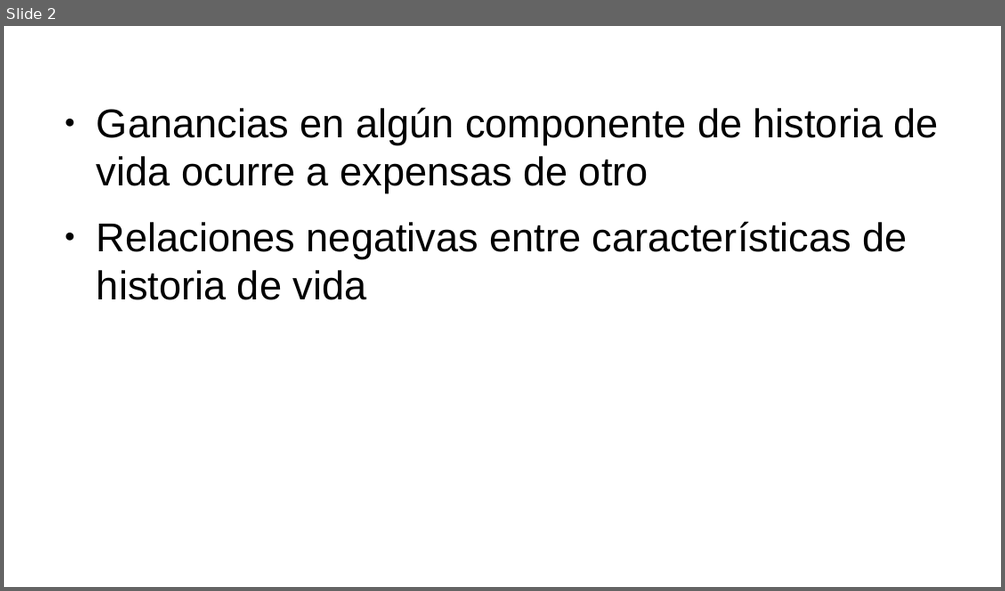
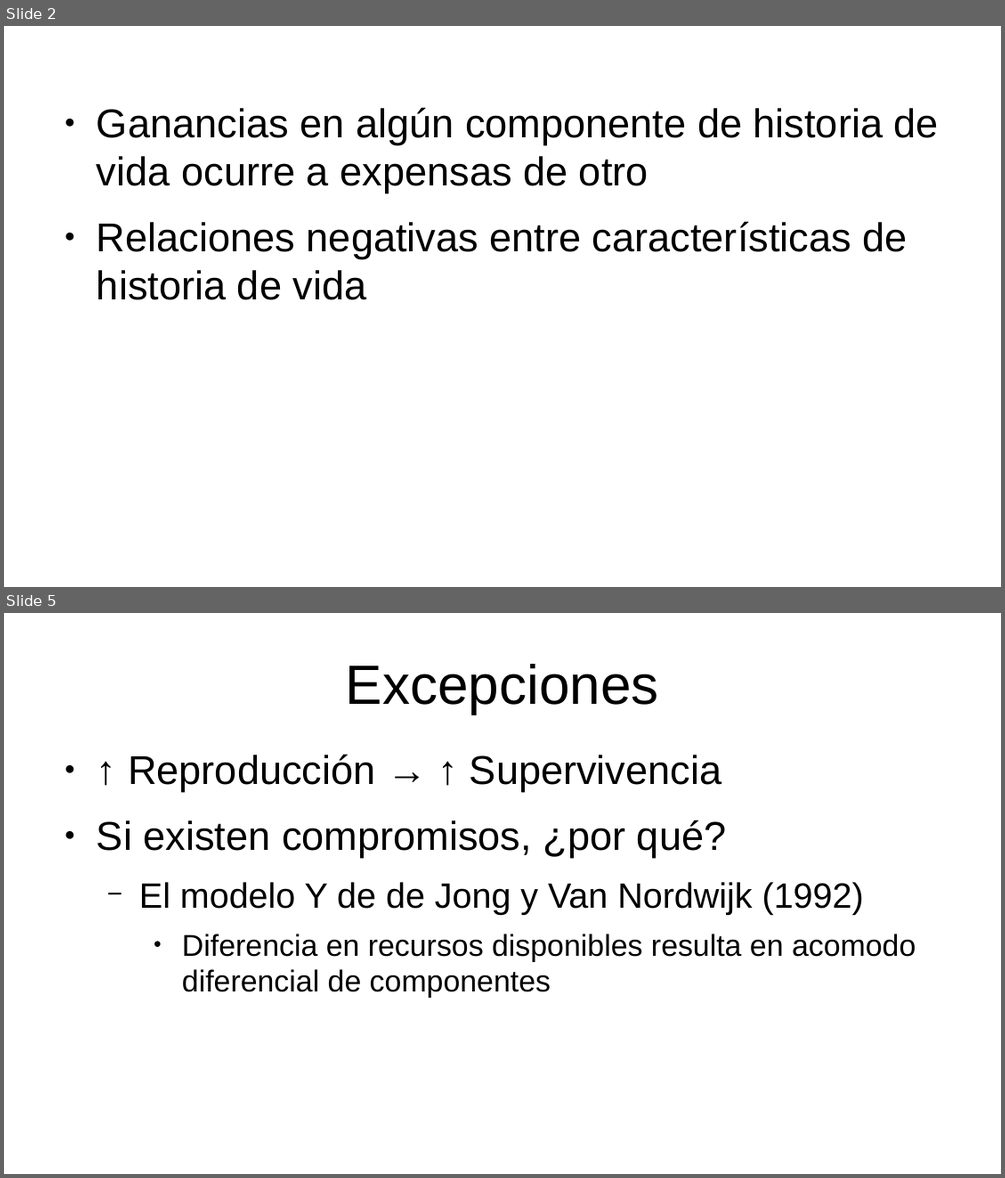
Before and after one commit to gerardommc/Ecologia-poblaciones, a slide deck: Unidad-3/Compromisos.odp. Shown one above the other, each under a label of ours: slide 2 before the commit, slides 2 and 5 after it; the slides between them are not shown. The pictures are 1005x591 and 1005x1178 pixels, drawn with LibreOffice and Linux fonts; fonts in the diff are those of the drawing. Boxes give left, top, right and bottom in pixels: in the first picture for what was removed or moved away, otherwise in the second. Text is boxed around its words. In the diff, an @@ line names an element or a change of style, - is before the commit and + after.

Commit message:
Compromisos terminado

```diff
--- a/Unidad-3/Compromisos.odp
+++ b/Unidad-3/Compromisos.odp
@@ slide 5 added at (x1=4, y1=613, x2=1001, y2=1174), background #FFFFFF @@
@@ title added at (x1=346, y1=664, x2=659, y2=714), 44 pt, text #000000 @@
+Excepciones
@@ text added at (x1=97, y1=754, x2=915, y2=997), 24 pt, text #000000 @@
+● ↑ Reproducción → ↑ Supervivencia
+● Si existen compromisos, ¿por qué?
+  − El modelo Y de de Jong y Van Nordwijk (1992)
+    ● Diferencia en recursos disponibles resulta en acomodo diferencial de componentes
```
Also in this commit, not shown: 1 slide changed, 7 other slides added, 1 slide removed, 14 other files.
